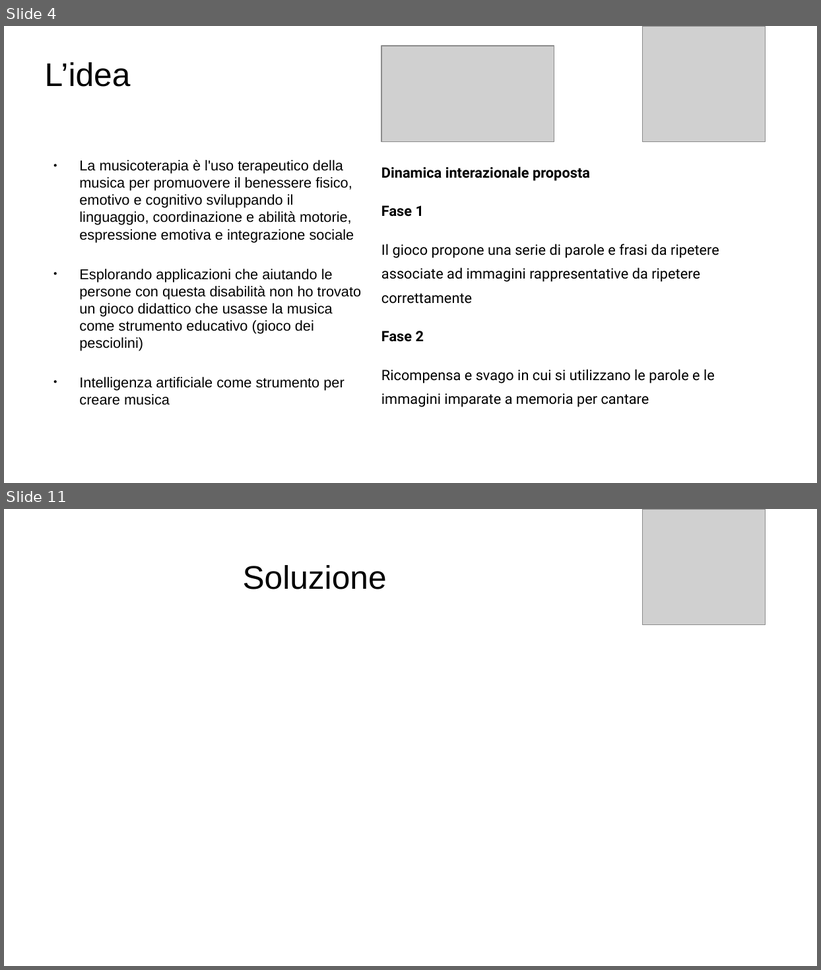
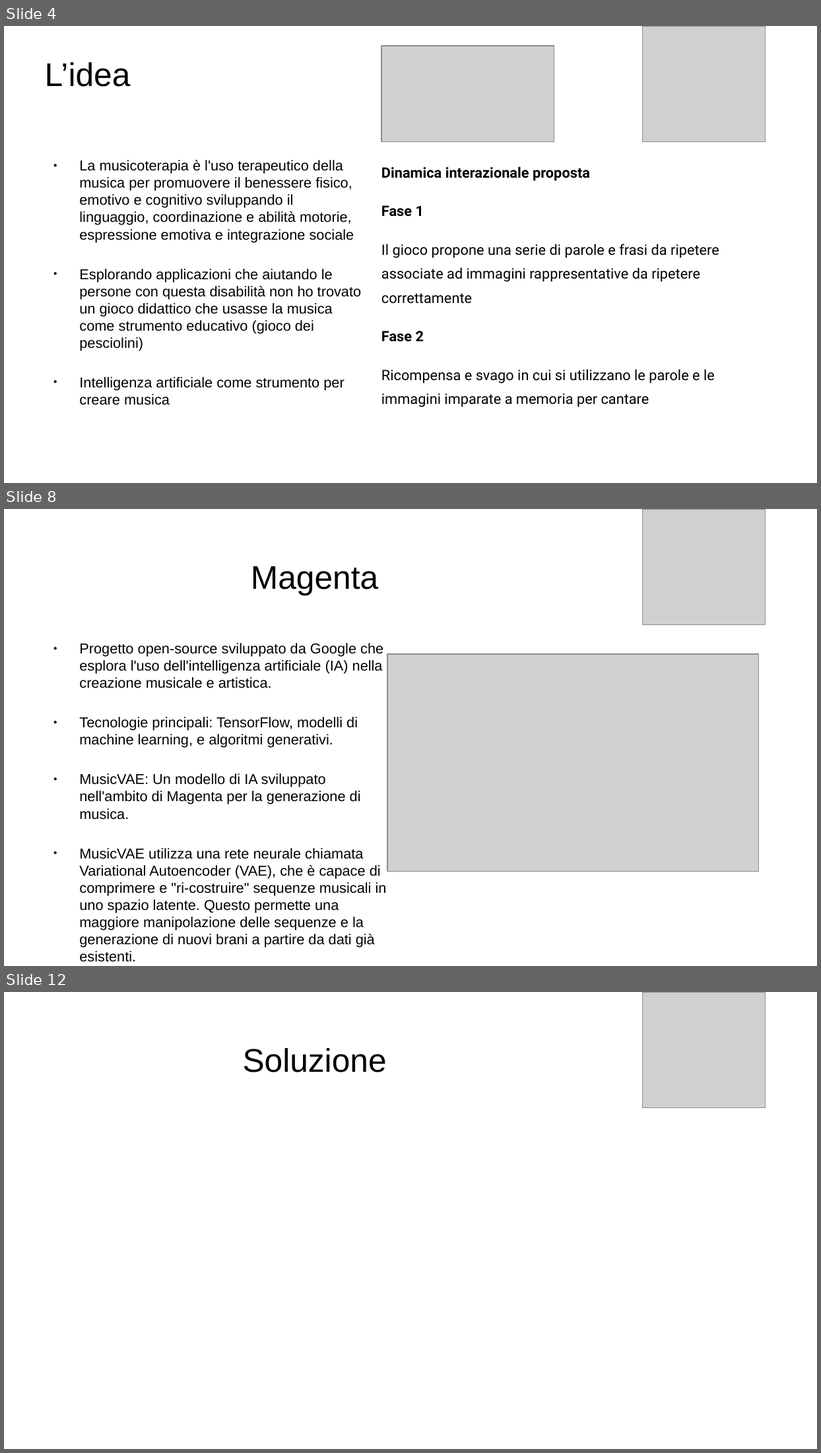
Before and after one commit to daloiso/tesi, a slide deck: presentazione_tesi.odp. Shown one above the other, each under a label of ours: slides 4 and 11 before the commit, slides 4, 8 and 12 after it; the slides between them are not shown. The pictures are 821x970 and 821x1453 pixels, drawn with LibreOffice and Linux fonts; fonts in the diff are those of the drawing; grey boxes stand for pictures. Boxes give left, top, right and bottom in pixels: in the first picture for what was removed or moved away, otherwise in the second. Text is boxed around its words. In the diff, an @@ line names an element or a change of style, - is before the commit and + after.

```diff
--- a/presentazione_tesi.odp
+++ b/presentazione_tesi.odp
@@ slide 8 added at [4,509,817,966], background #FFFFFF @@
@@ picture added at [643,509,766,625] @@
@@ title added at [251,566,378,595], 32 pt, text #000000 @@
+Magenta
@@ text added at [79,643,387,962], 14 pt, text #000000 @@
+● Progetto open-source sviluppato da Google che esplora l'uso dell'intelligenza artificiale (IA) nella creazione musicale e artistica.
+● Tecnologie principali: TensorFlow, modelli di machine learning, e algoritmi generativi.
+● MusicVAE: Un modello di IA sviluppato nell'ambito di Magenta per la generazione di musica.
+● MusicVAE utilizza una rete neurale chiamata Variational Autoencoder (VAE), che è capace di comprimere e "ri-costruire" sequenze musicali in uno spazio latente. Questo permette una maggiore manipolazione delle sequenze e la generazione di nuovi brani a partire da dati già esistenti.
@@ picture added at [387,654,760,872] @@
@@ what was slide 11 is now slide 12 @@
```
Also in this commit, not shown: 1 slide changed, 5 other slides added, 5 slides removed, 3 other files.
